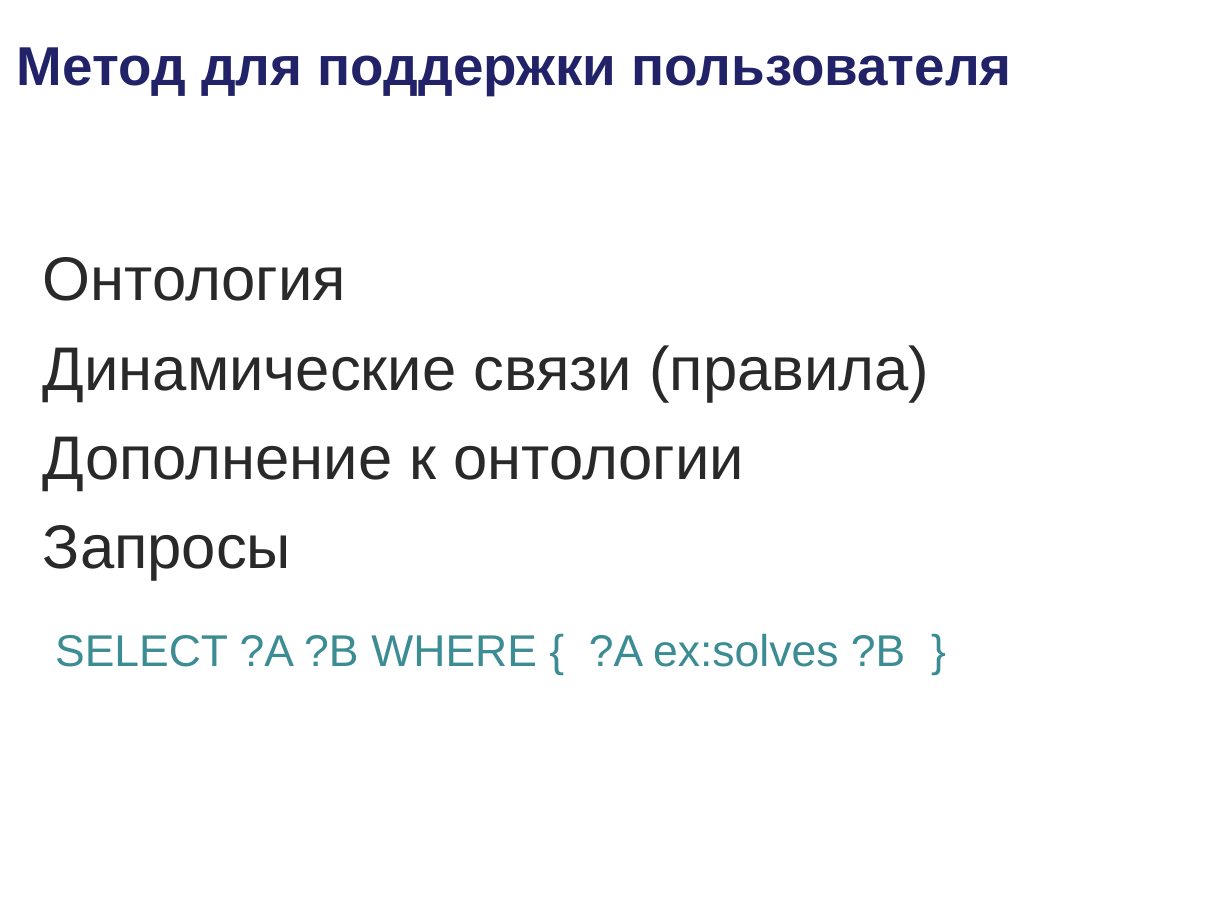
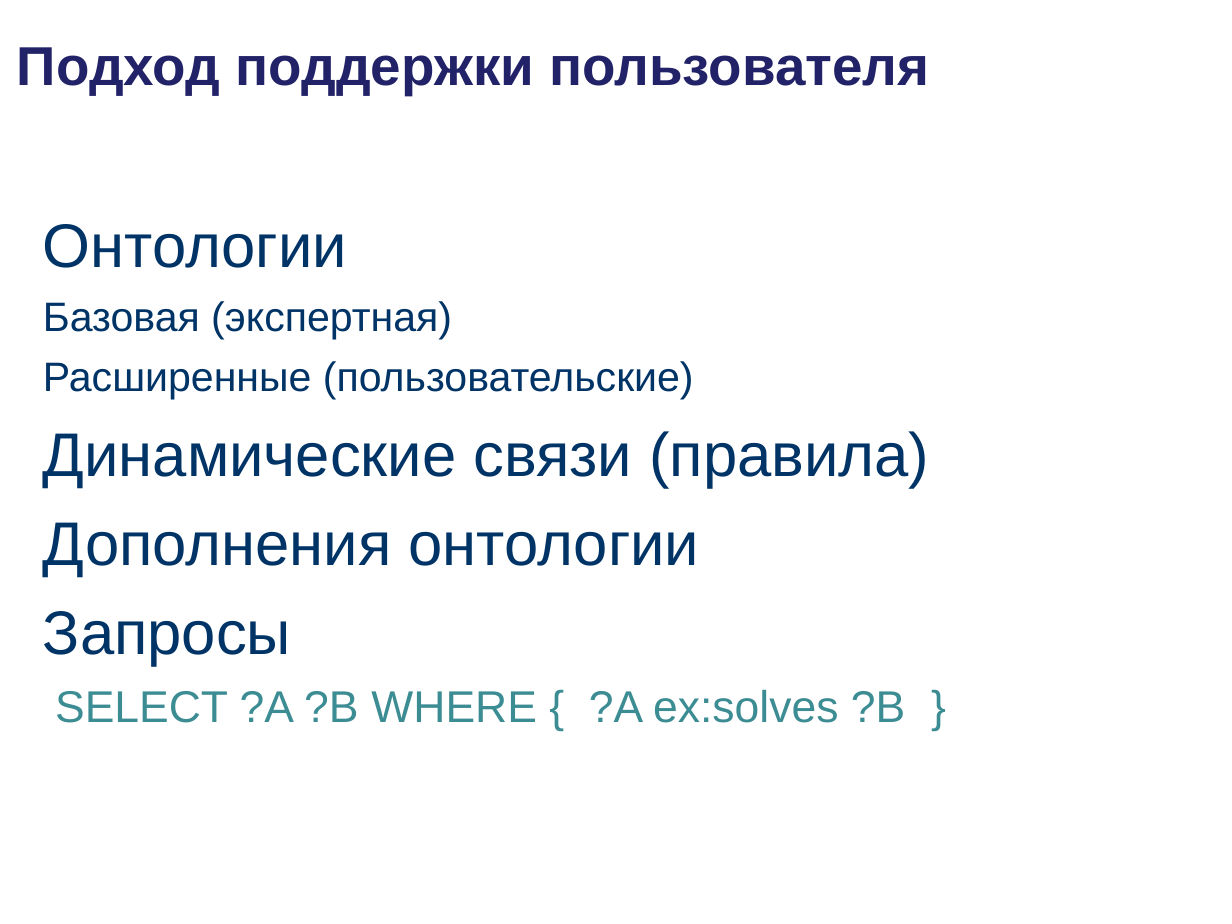
Before and after one commit to podtelkin/NII-NKT, a slide deck: slide 9 of master/master.ppt. Drawn at 1232x924 pixels with LibreOffice and Linux fonts; fonts in the diff are those of the drawing; background and template pictures are left out. Boxes give left, top, right and bottom in pixels: in the first picture for what was removed or moved away, otherwise in the second. Text is boxed around its words. In the diff, an @@ line names an element or a change of style, - is before the commit and + after.

```diff
--- a/master/master.ppt
+++ b/master/master.ppt
@@ title at (x1=17, y1=47, x2=929, y2=95): text changed @@
-Метод для поддержки пользователя
+Подход поддержки пользователя
@@ text at (x1=43, y1=224, x2=694, y2=399): text changed; size 36 to 24 pt; text colour #292929 to #003366 @@
-Онтология
+Онтологии
+Базовая (экспертная)
+Расширенные (пользовательские)
@@ text at (x1=43, y1=431, x2=929, y2=666): text colour #292929 to #003366 in "Динамические связи (правила)", "Запросы" @@
@@ text at (x1=43, y1=522, x2=700, y2=577): text changed; text colour #292929 to #003366 @@
-Дополнение к онтологии
+Дополнения онтологии
```
Also in this commit, not shown: 10 other slides changed, 1 slide added, 1 slide removed.
